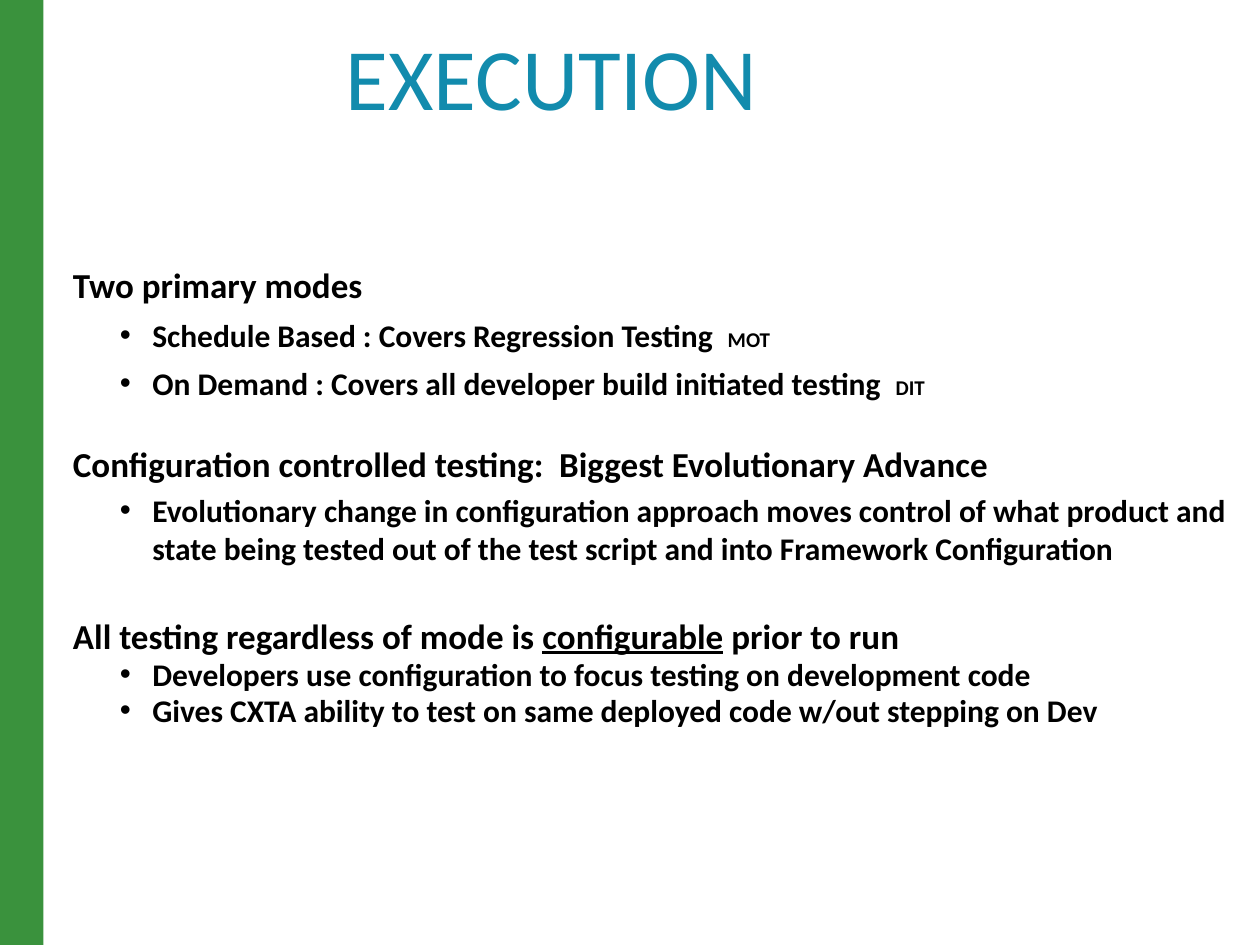
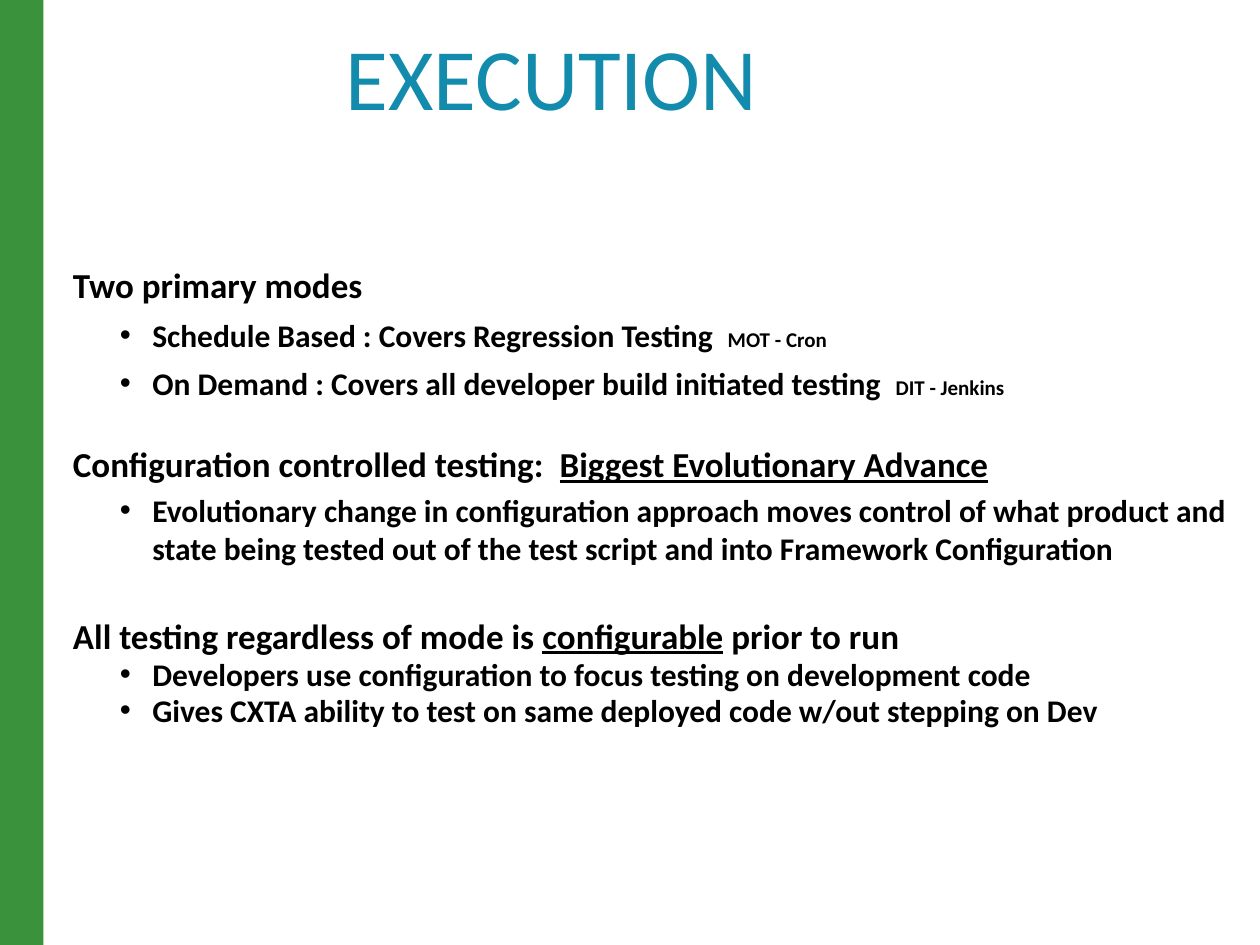
Before and after one commit to raghav9329/mainProf, a slide deck: slide 7 of CurrentWork_Delta/CX_StrategyPowerPoint.pptx. Drawn at 1260x945 pixels with LibreOffice and Linux fonts; fonts in the diff are those of the drawing. Boxes give left, top, right and bottom in pixels: in the first picture for what was removed or moved away, otherwise in the second. Text is boxed around its words. In the diff, an @@ line names an element or a change of style, - is before the commit and + after.

```diff
--- a/CurrentWork_Delta/CX_StrategyPowerPoint.pptx
+++ b/CurrentWork_Delta/CX_StrategyPowerPoint.pptx
@@ text at (152, 325, 1005, 401): text changed @@
-  • Schedule Based : Covers Regression Testing MOT
-  • On Demand : Covers all developer build initiated testing DIT
+  • Schedule Based : Covers Regression Testing MOT - Cron
+  • On Demand : Covers all developer build initiated testing DIT - Jenkins
@@ text at (73, 452, 989, 483): underline on in "Biggest Evolutionary Advance" @@
```
Also in this commit, not shown: 12 other slides changed, 1 slide removed, 9 other files.
